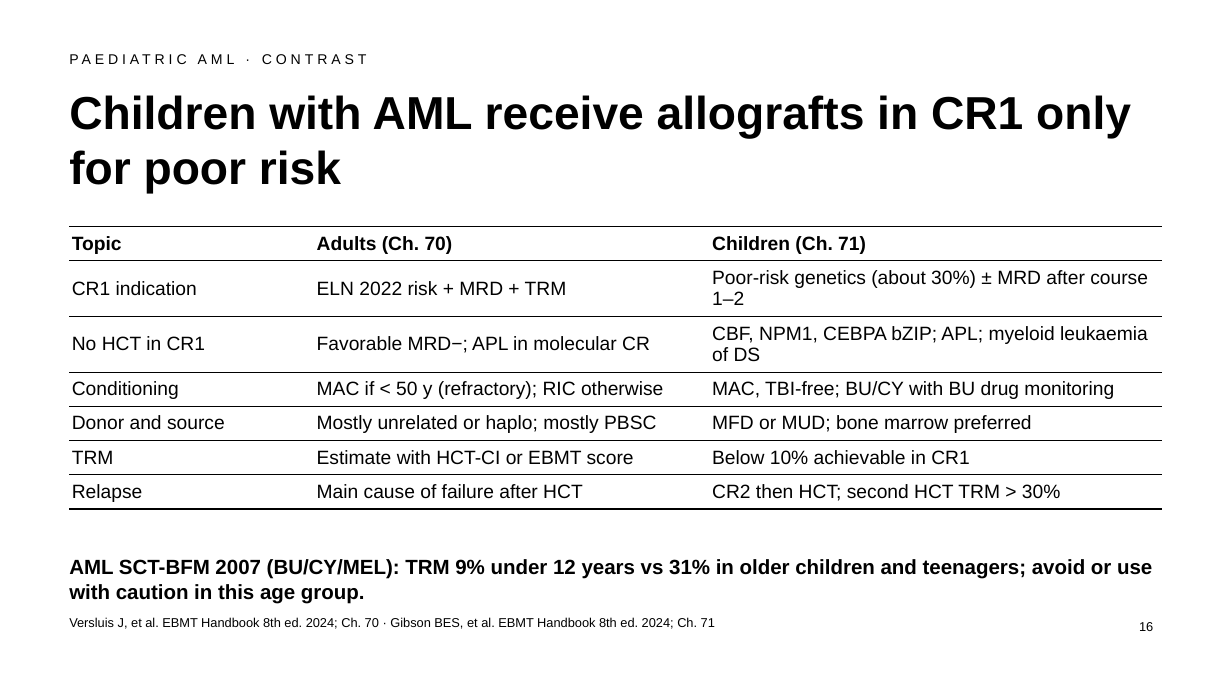
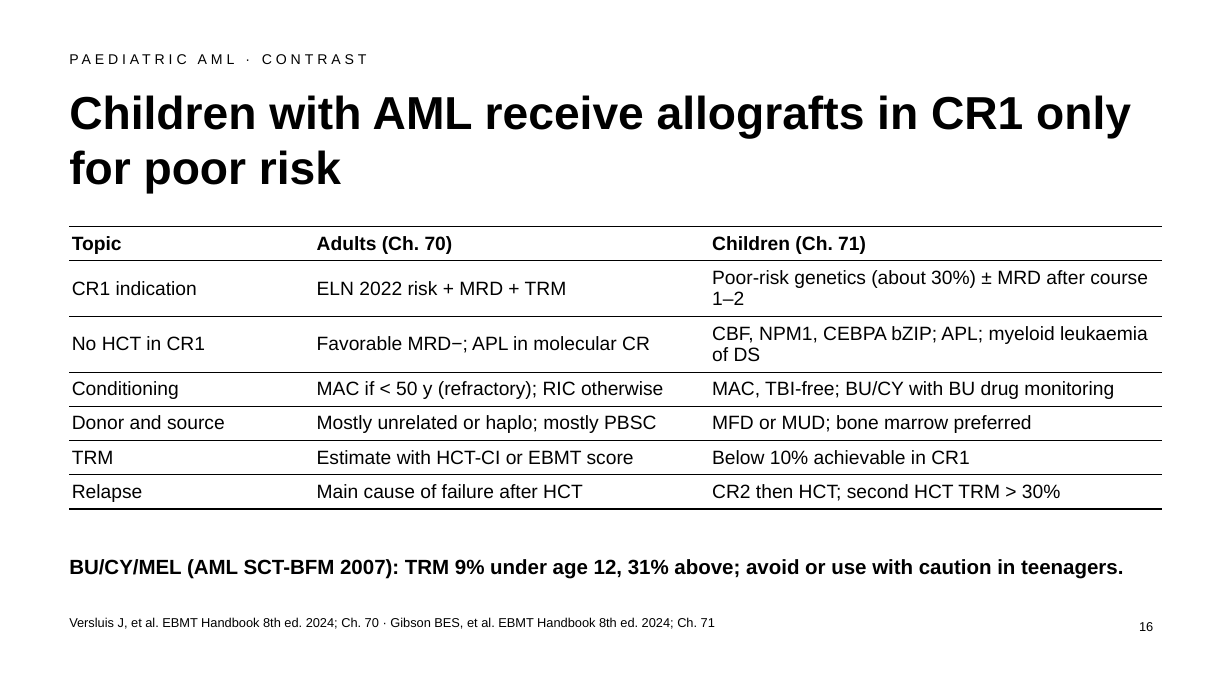
Before and after one commit to htlin222/ebmt-handbook-skill, a slide deck: slide 16 of slides/decks/s21-aml.pptx. Drawn at 1232x693 pixels with LibreOffice and Linux fonts; fonts in the diff are those of the drawing. Boxes give left, top, right and bottom in pixels: in the first picture for what was removed or moved away, otherwise in the second. Text is boxed around its words. In the diff, an @@ line names an element or a change of style, - is before the commit and + after.

```diff
--- a/slides/decks/s21-aml.pptx
+++ b/slides/decks/s21-aml.pptx
@@ text at <box>69,559,1123,579</box>: text changed @@
-AML SCT-BFM 2007 (BU/CY/MEL): TRM 9% under 12 years vs 31% in older children and teenagers; avoid or use with caution in this age group.
+BU/CY/MEL (AML SCT-BFM 2007): TRM 9% under age 12, 31% above; avoid or use with caution in teenagers.
```
Also in this commit, not shown: 10 other slides changed, 11 other files.
